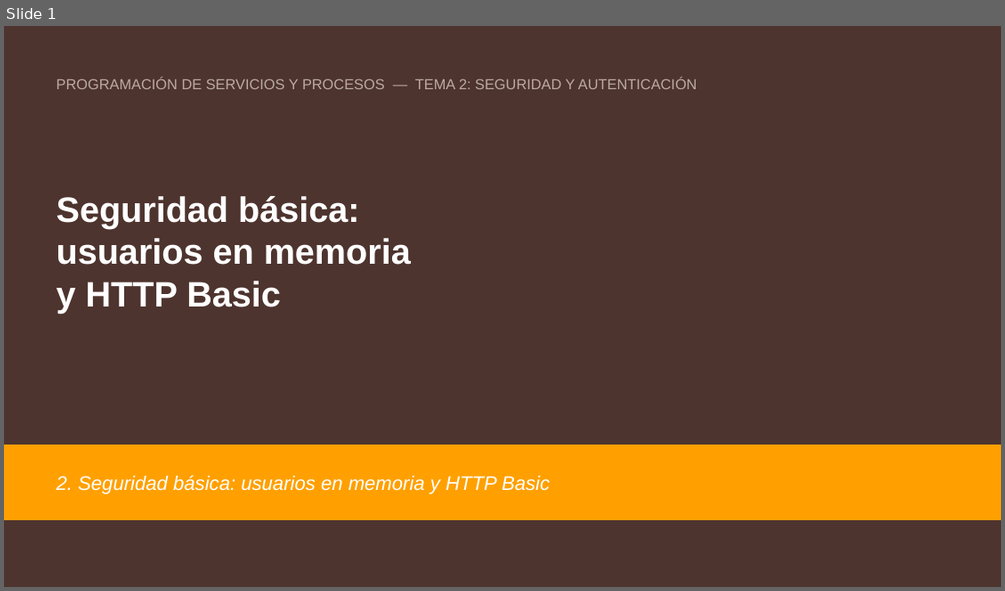
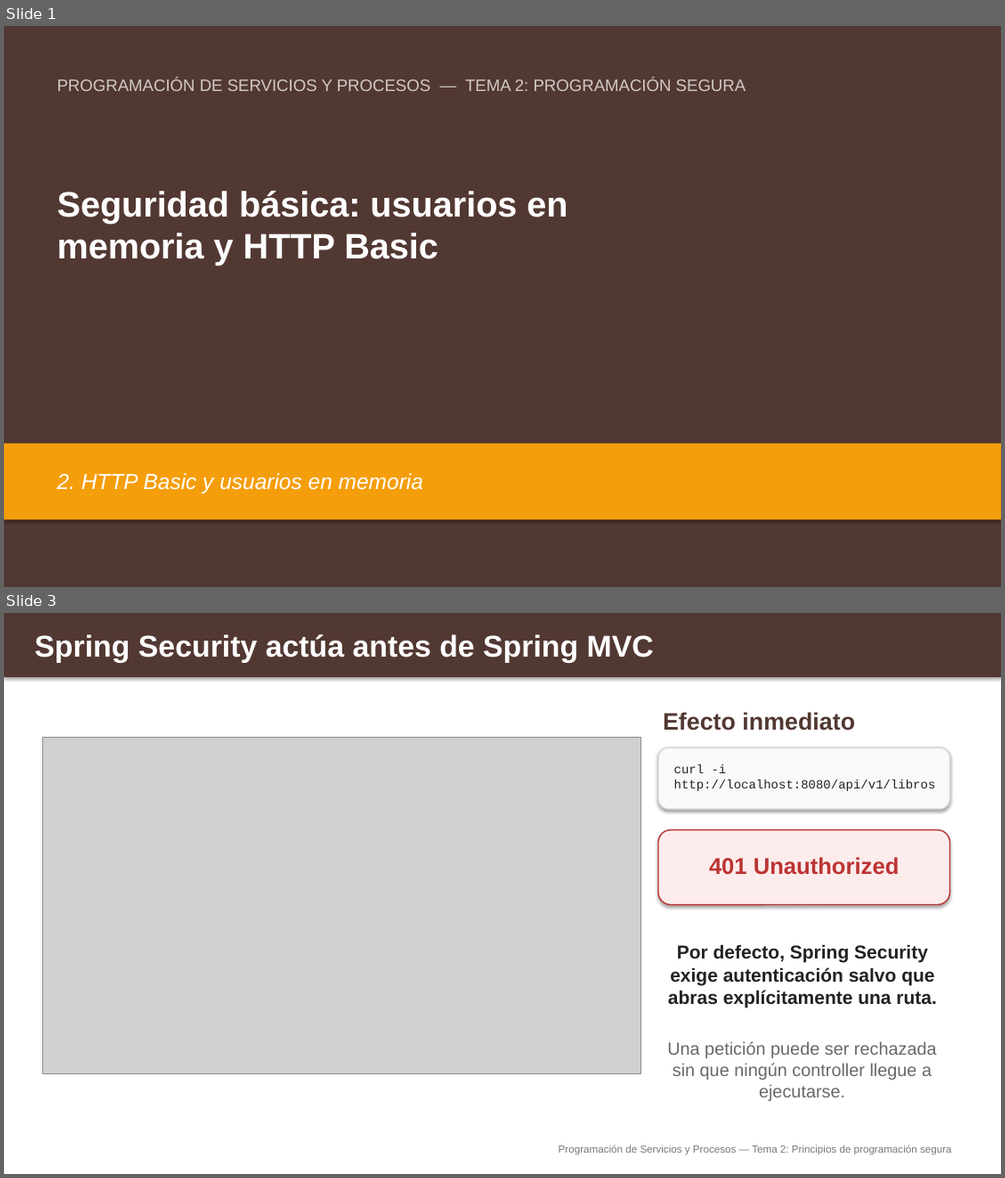
Before and after one commit to aitorventura/programacion-servicios-procesos, a slide deck: docs/tema2/diapositivas/seguridad-basica-http-basic.pptx. Shown one above the other, each under a label of ours: slide 1 before the commit, slides 1 and 3 after it; the slides between them are not shown. The pictures are 1005x591 and 1005x1178 pixels, drawn with LibreOffice and Linux fonts; fonts in the diff are those of the drawing; grey boxes stand for pictures. Boxes give left, top, right and bottom in pixels: in the first picture for what was removed or moved away, otherwise in the second. Text is boxed around its words. In the diff, an @@ line names an element or a change of style, - is before the commit and + after.

Commit message:
primeras sesiones de tema 2

```diff
--- a/docs/tema2/diapositivas/seguridad-basica-http-basic.pptx
+++ b/docs/tema2/diapositivas/seguridad-basica-http-basic.pptx
@@ slide 3 added at bbox=[4, 613, 1001, 1174], background #FFFFFF @@
@@ rectangle added at bbox=[4, 613, 1001, 677], fill #523832 @@
@@ text added at bbox=[34, 634, 654, 663], 29 pt, text #FFFFFF, bold @@
+Spring Security actúa antes de Spring MVC
@@ text added at bbox=[663, 712, 855, 730], 23 pt, text #523832, bold @@
+Efecto inmediato
@@ picture added at bbox=[43, 737, 641, 1074] @@
@@ rounded rectangle added at bbox=[658, 747, 950, 809], fill #F8F9FB, outline #D7D7D7 1.2 pt @@
@@ text added at bbox=[674, 764, 936, 791], 12 pt, text #222222 @@
+curl -i http://localhost:8080/api/v1/libros
@@ rounded rectangle added at bbox=[658, 830, 950, 905], fill #FDECEC, outline #BC3333 1.2 pt @@
@@ text added at bbox=[709, 857, 899, 875], 22 pt, text #BC3333, bold @@
+401 Unauthorized
@@ text added at bbox=[668, 944, 936, 1007], 18 pt, text #222222, bold @@
+Por defecto, Spring Security exige autenticación salvo que abras explícitamente una ruta.
@@ text added at bbox=[667, 1041, 937, 1101], 17 pt, text #686868 @@
+Una petición puede ser rechazada sin que ningún controller llegue a ejecutarse.
@@ text added at bbox=[558, 1144, 952, 1155], 10 pt, text #787878 @@
+Programación de Servicios y Procesos — Tema 2: Principios de programación segura
@@ slide 1 changed as well @@
@@ background #4E342E to #523832 @@
@@ text at bbox=[57, 78, 746, 91]: text changed; size 14 to 16 pt; text colour #BCAAA4 to #D2C9C5 @@
-PROGRAMACIÓN DE SERVICIOS Y PROCESOS — TEMA 2: SEGURIDAD Y AUTENTICACIÓN
+PROGRAMACIÓN DE SERVICIOS Y PROCESOS — TEMA 2: PROGRAMACIÓN SEGURA
@@ text at bbox=[57, 191, 567, 265]: text changed @@
-Seguridad básica:
-usuarios en memoria
-y HTTP Basic
+Seguridad básica: usuarios en
+memoria y HTTP Basic
@@ rectangle at bbox=[4, 443, 1001, 520]: fill #FFA000 to #F59E0B; outline #FFA000 1 pt to none; shadow on @@
@@ vertical alignment middle to top in 3 elements at bbox=[57, 191, 567, 265], bbox=[57, 78, 746, 91], bbox=[57, 473, 423, 493] @@
@@ text at bbox=[57, 473, 423, 493]: text changed; size 19 to 21 pt @@
-2. Seguridad básica: usuarios en memoria y HTTP Basic
+2. HTTP Basic y usuarios en memoria
```
Also in this commit, not shown: 2 other slides changed, 10 other slides added, 27 slides removed, 17 other files.
